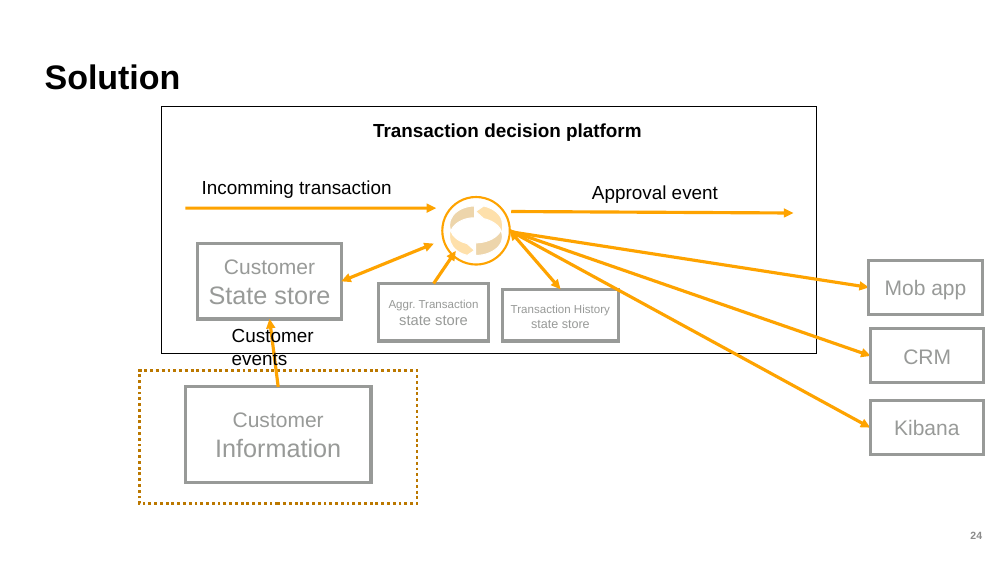
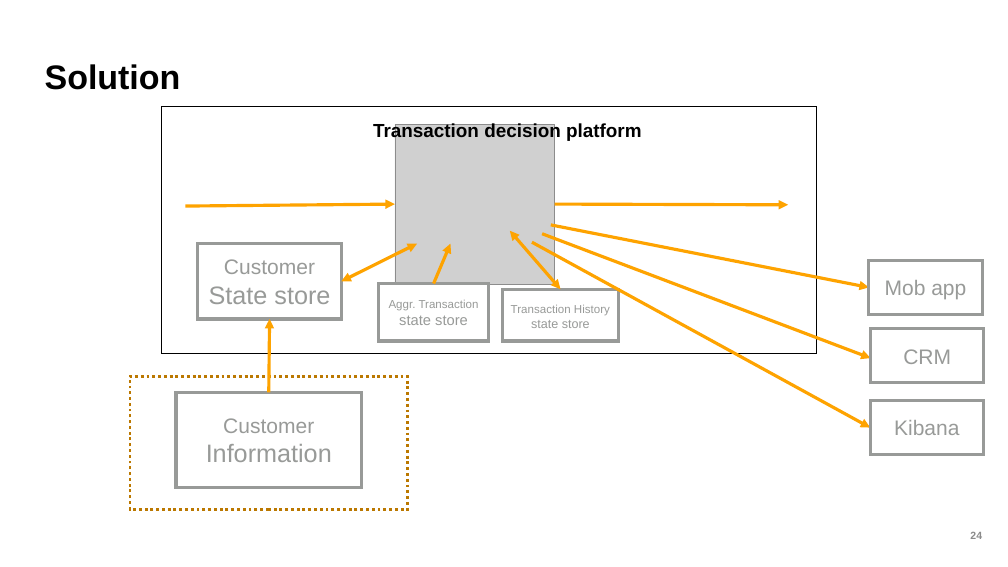
Before and after one commit to AnteLund/kafka-summit-presentation, a slide deck: slide 24 of Kafka Summit-part1-v07.pptx. Drawn at 1008x567 pixels with LibreOffice and Linux fonts; fonts in the diff are those of the drawing; grey boxes stand for pictures; background and template pictures are left out. Boxes give left, top, right and bottom in pixels: in the first picture for what was removed or moved away, otherwise in the second. Text is boxed around its words. In the diff, an @@ line names an element or a change of style, - is before the commit and + after.

```diff
--- a/Kafka Summit-part1-v07.pptx
+++ b/Kafka Summit-part1-v07.pptx
@@ rectangle at (161,107,817,353): fill #FFFFFF to none @@
@@ picture added at (395,124,554,284) @@
@@ arrow moved from (185, 208) - (436, 208) to (185, 206) - (395, 204) @@
@@ text removed at (202,180,391,198) @@
-Incomming transaction
@@ ellipse removed at (442,197,510,265) @@
@@ curved right arrow removed at (450,206,475,256) @@
@@ curved right arrow removed at (476,205,503,256) @@
@@ arrow moved from (511, 212) - (793, 213) to (555, 204) - (788, 205) @@
@@ text removed at (592,185,718,203) @@
-Approval event
@@ arrow moved from (510, 231) - (871, 356) to (542, 234) - (871, 358) @@
@@ arrow moved from (511, 232) - (869, 287) to (551, 225) - (869, 287) @@
@@ double arrow moved from (342, 281) - (434, 243) to (342, 281) - (417, 243) @@
@@ arrow moved from (434, 284) - (456, 251) to (434, 284) - (451, 243) @@
@@ arrow moved from (510, 231) - (870, 428) to (532, 242) - (870, 428) @@
@@ text removed at (232,327,314,369) @@
-Customer events
@@ arrow moved from (278, 387) - (270, 319) to (269, 392) - (270, 319) @@
@@ rectangle: place and size @@
-rectangle at (139,371,417,504)
+rectangle at (130,377,408,510)
@@ rectangle "Customer": place and size @@
-rectangle "Customer" at (185,387,371,482)
+rectangle "Customer" at (176,392,361,488)
```
Also in this commit, not shown: 2 other slides changed, 1 slide added, 2 other files.
